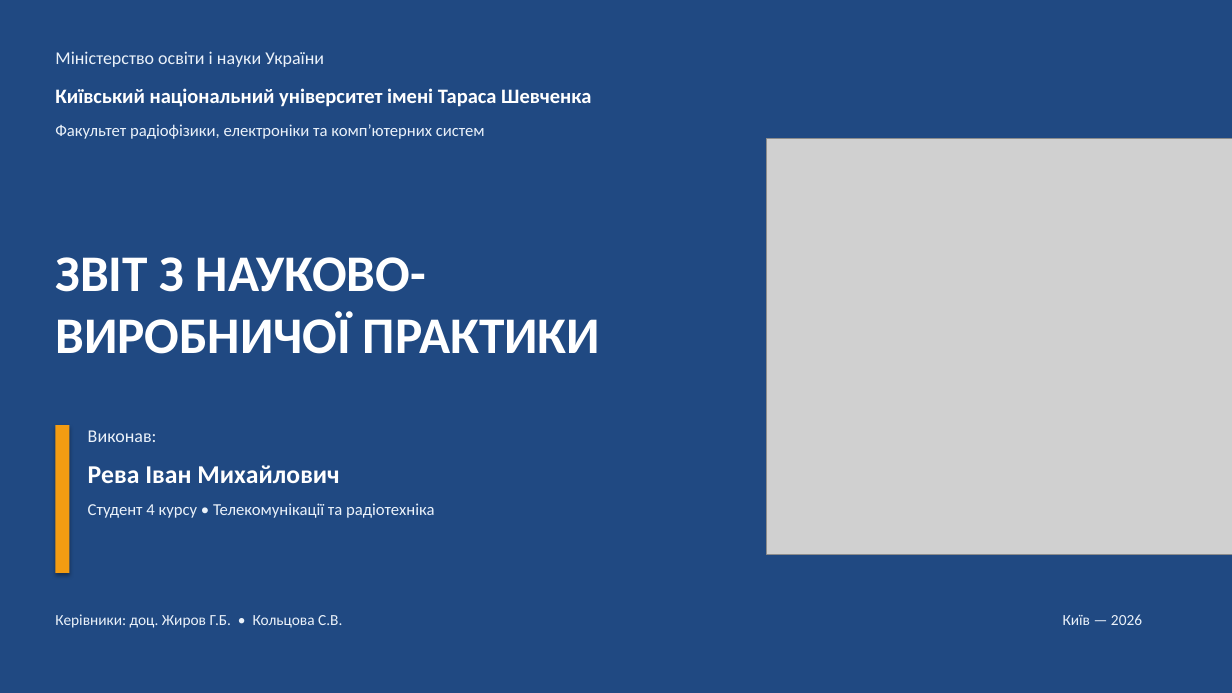
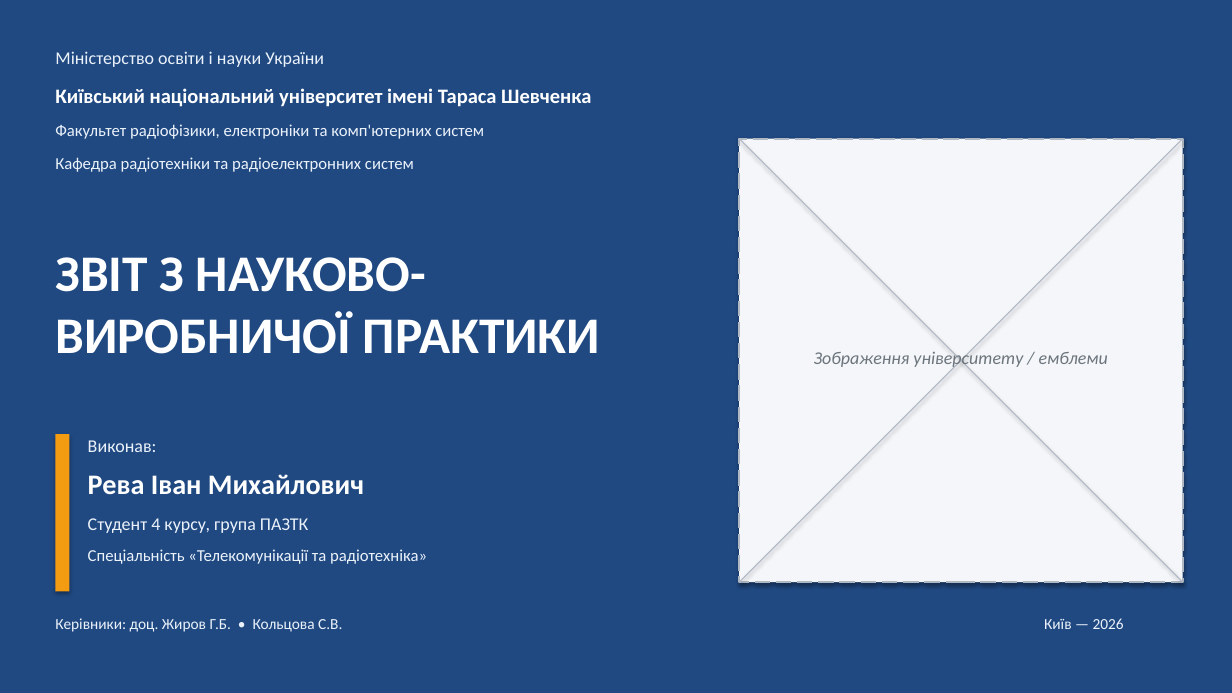
Before and after one commit to luasha67/luasha2532627627, a slide deck: slide 1 of Презентація_звіт_з_практики.pptx. Drawn at 1232x693 pixels with LibreOffice and Linux fonts; fonts in the diff are those of the drawing; grey boxes stand for pictures. Boxes give left, top, right and bottom in pixels: in the first picture for what was removed or moved away, otherwise in the second. Text is boxed around its words. In the diff, an @@ line names an element or a change of style, - is before the commit and + after.

```diff
--- a/Презентація_звіт_з_практики.pptx
+++ b/Презентація_звіт_з_практики.pptx
@@ text at (55,124,484,139): text changed @@
-Факультет радіофізики, електроніки та комп’ютерних систем
+Факультет радіофізики, електроніки та комп'ютерних систем
@@ rectangle added at (739,139,1183,582), fill #F4F6F9, outline #B0B8C4 1.5 pt dashed @@
@@ line added from (739, 139) to (1183, 582), #B0B8C4 0.75 pt @@
@@ line added from (1183, 139) to (739, 582), #B0B8C4 0.75 pt @@
@@ picture removed at (767,139,1232,555) @@
@@ text added at (55,157,414,172), 13 pt, text #EBF2FA @@
+Кафедра радіотехніки та радіоелектронних систем
@@ text added at (814,349,1108,369), 14 pt, text #6C757D, italic @@
+Зображення університету / емблеми
@@ rectangle: place and size @@
-rectangle at (55,425,69,573)
+rectangle at (55,434,69,592)
@@ text "Виконав:": place and size @@
-text "Виконав:" at (88,430,157,442)
+text "Виконав:" at (88,440,157,452)
@@ text "Рева Іван Михайлович": place and size @@
-text "Рева Іван Михайлович" at (88,465,339,483)
+text "Рева Іван Михайлович" at (88,474,364,494)
@@ text "Рева Іван Михайлович" at (88,474,364,494): size 20 to 22 pt @@
@@ text at (88,518,308,533): text changed; size 13 to 14 pt @@
-Студент 4 курсу • Телекомунікації та радіотехніка
+Студент 4 курсу, група ПАЗТК
@@ text added at (88,549,427,564), 13 pt, text #EBF2FA @@
+Спеціальність «Телекомунікації та радіотехніка»
@@ text "Керівники: доц. Жиров Г.Б. • ...": place and size @@
-text "Керівники: доц. Жиров Г.Б. • ..." at (55,614,342,628)
+text "Керівники: доц. Жиров Г.Б. • ..." at (55,618,342,632)
@@ text "Київ — 2026": place and size @@
-text "Київ — 2026" at (1063,614,1142,625)
+text "Київ — 2026" at (1044,618,1124,629)
```
Also in this commit, not shown: 7 other slides changed, 2 slides added, 2 slides removed.
